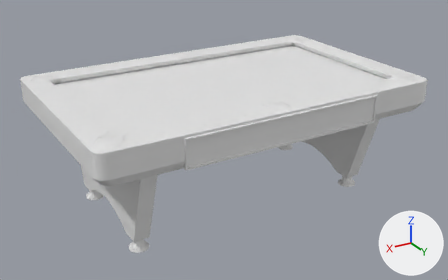
The FBX model Modules/BilliardsModule/TableModels/Regular/TableV3.fbx: old version first, new version second.
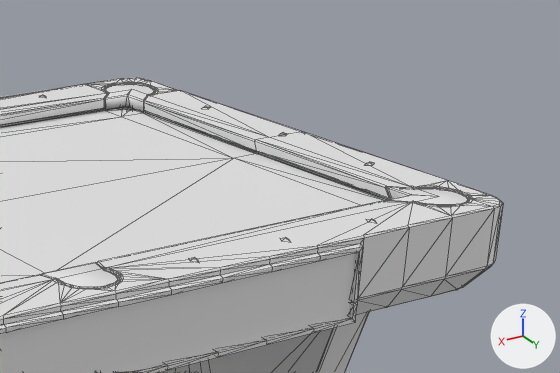
The first picture shows the older version from a 50 mm lens placed at (2.13, 3.56, 2.19), pointed at (0.01, 0.03, 0.42). The close-ups show both versions on the part from 55% to 100% of the width and 3% to 50% of the height of that picture; other places that the commit changed are outside them. The axes (+X, +Y, +Z) are drawn at lower right. The lights are the same throughout. The close-ups show mesh edges as thin lines. Where no turn or scale is listed for an object, it has been applied to the vertices.

Script lines for the objects in view, before the commit:
```python
me_plane_001 = bpy.data.meshes.new('Plane.001')
me_plane_001.from_pydata(...)  # 344 vertices, 266 faces; spans x -1.17..1.17, y -0.73..0.73, z 0.0..0.04
me_plane_001.materials.append(mat_table)  # white #e7e7e7
me_plane_002 = bpy.data.meshes.new('Plane.002')
me_plane_002.from_pydata(...)  # 1889 vertices, 3123 faces; spans x -1.22..1.22, y -0.77..0.78, z -0.83..0.05
me_plane_002.materials.append(mat_table)  # white #e7e7e7
me_plane_138 = bpy.data.meshes.new('Plane.138')
me_plane_138.from_pydata([(0.702, 0.766, -0.189), (-0.701, 0.766, -0.189), (0.702, 0.766, -0.013), (-0.701, 0.766, -0.013)], [], [(0, 1, 3, 2)])
me_plane_138.materials.append(mat_mscorecard)  # white #e7e7e7
ob_4ball_fill = bpy.data.objects.new('.4BALL_FILL', me_plane_001)
ob_4ball_fill.location = (0.0, 0.0, 0.83)
ob_scorecard = bpy.data.objects.new('scorecard', me_plane_138)
ob_scorecard.location = (0.0, 0.0, 0.858)
ob_table = bpy.data.objects.new('table', me_plane_002)
ob_table.location = (0.0, 0.0, 0.83)
```
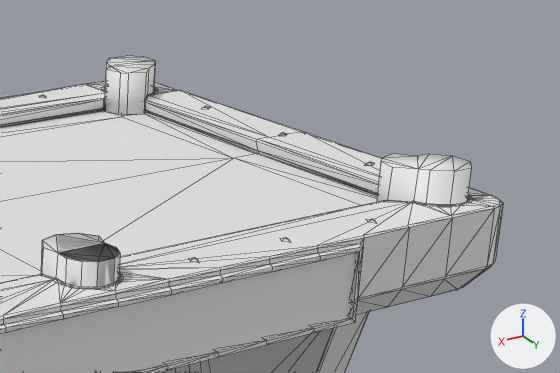
Where the change shows, as pixel boxes [x1, y1, x2, y2] in the close-ups (560 x 373 px):
'regular_POCKETCOLLIDERS', added
    after: [41, 56, 471, 287]
'.4BALL_FILL', unchanged, covered by the edit
    before: [41, 84, 468, 287]
    after: [105, 90, 468, 204]

What the commit changed:
Mesh me_plane_006 is new.
It has 372 vertices, 392 faces and spans x -1.16..1.16, y -0.73..0.73, z -0.08..0.13.
It uses material mat_table (white #e7e7e7).
Object 'regular_POCKETCOLLIDERS' (ob_regular_pocketcolliders) is new; it shows me_plane_006.
Its location is (0.0, 0.0, 0.83).
